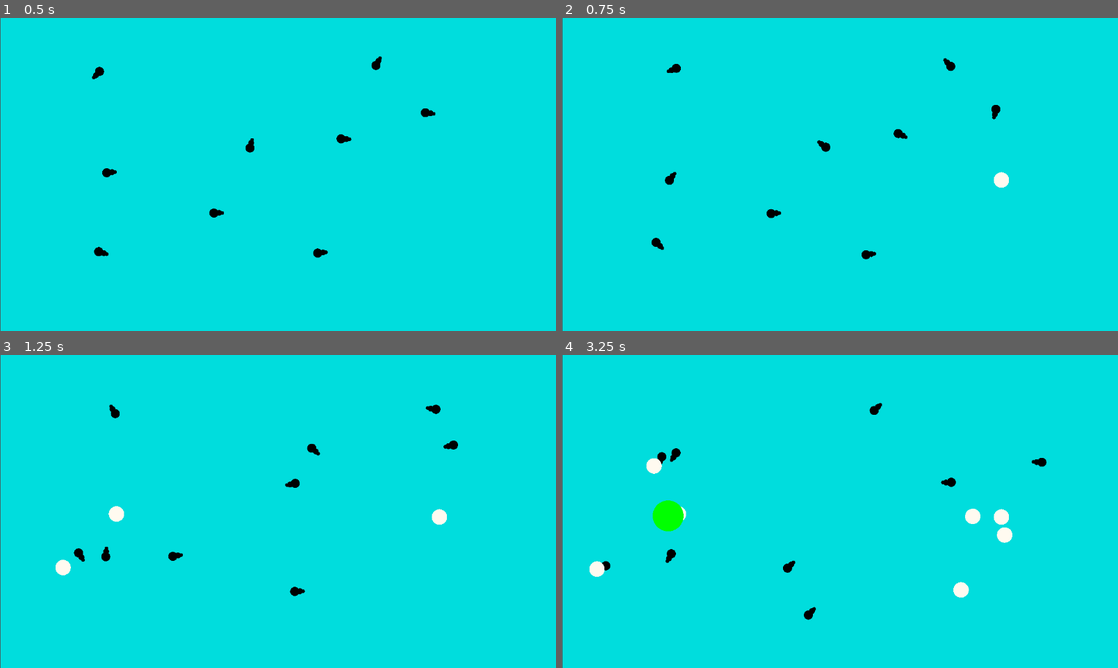
Above: before the commit, frames 1-4 (two rows, left to right).
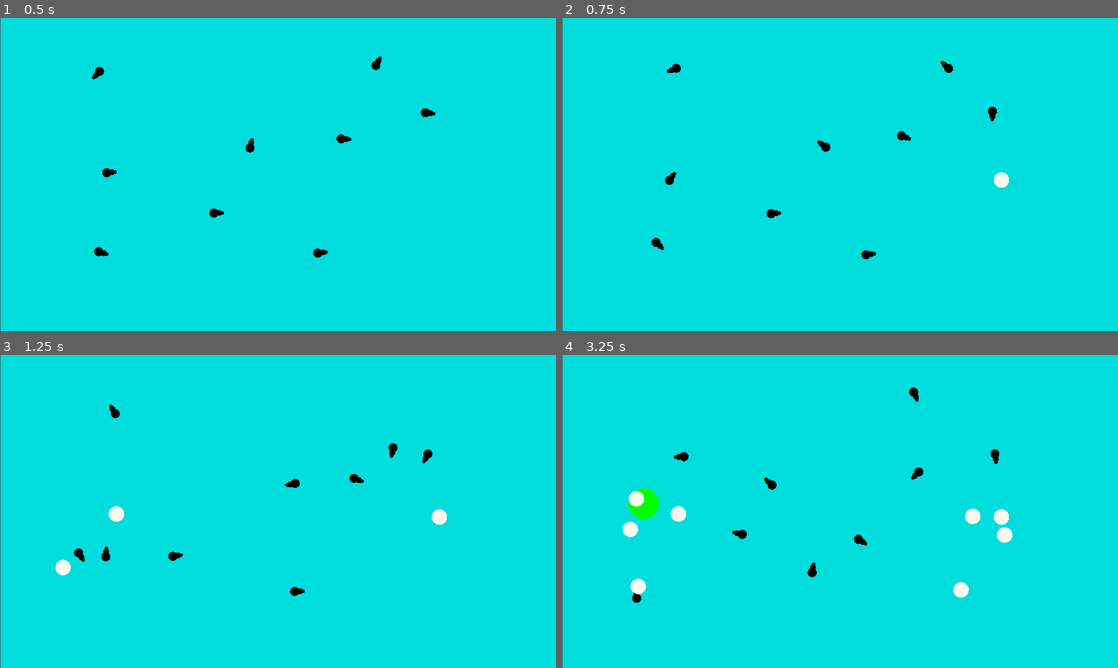
Above: after the commit, the same moments.

Repository: sigmoid/FishGodGame
Game: Godot game, scene res://fish_test_scene.tscn
Two runs of this game, one before a commit and one after it. Both use one fixed random seed, a clock stepped at 60 frames per second and the inputs below.
Inputs (mouse positions are in pixels of both pictures, inside the frame that each line leads up to):
- Up to frame 1 (0.5 s): no input
- Up to frame 2 (0.75 s): tap Enter (ui_accept) at 0.5 s; move the mouse to (962, 158) at 0.52 s; hold T (test) from 0.53 s (still down); click (962, 158) at 0.67 s
- Up to frame 3 (1.25 s): keep holding T (test); tap Enter (ui_accept) at 0.77 s
- Up to frame 4 (3.25 s): move the mouse to (728, 527) at 1.27 s; release T (test) at 1.28 s; tap T (test) at 1.35, 2.85 s; click (728, 527) at 1.42 s; tap Enter (ui_accept) at 1.52, 3.02 s; move the mouse to (895, 442) at 2.02 s; hold T (test) 2.03-2.78 s; click (895, 442) at 2.17 s; move the mouse to (812, 574) at 2.77 s; click (812, 574) at 2.92 s

Frame 1 is identical in both runs. In frame 2, 0.2% of the frame differs, in the area x 59-79%, y 12-40%; in frame 3, 0.3%; in frame 4, 2.3%, in the area x 4-88%, y 10-85%.

Commit message:
Add files via upload

Diff:
--- /dev/null
+++ b/Magnet/Magnet.gd
@@ -0,0 +1,36 @@
+extends Area2D
+class_name Magnet
+
+signal attract(strength: int)
+
+@export var attracts:= true
+@export var radius:= 200.0
+@onready var collision:= $CollisionShape2D
+var areas_detected:= false
+
+func init(_attracts: bool, _position):
+	global_position = _position
+	attracts = _attracts
+
+func _ready():
+	collision.shape.radius = radius
+	await get_tree().create_timer(1.0).timeout
+	queue_free()
+
+func get_strength(object) -> float:
+	var polarity = (int(attracts) * 2) - 1
+	var distance = global_position.distance_to(object.global_position)
+	if distance > radius:
+		return 0.0
+	return (distance / radius) * polarity
+
+func _physics_process(delta):
+	if len(get_overlapping_areas()) == 0:
+		return
+	for area in get_overlapping_areas():
+		if not area is FishHitbox:
+			continue
+		var fish = area.get_parent()
+		var strength = get_strength(fish)
+		fish.setTargetPosition(global_position, strength)
+	set_physics_process(false)
--- /dev/null
+++ b/Magnet/Magnet.tscn
@@ -0,0 +1,13 @@
+[gd_scene load_steps=3 format=3 uid="uid://c7ywx74ws32jv"]
+
+[ext_resource type="Script" path="res://Magnet/Magnet.gd" id="1_m7sll"]
+
+[sub_resource type="CircleShape2D" id="CircleShape2D_n4n8n"]
+radius = 200.0
+
+[node name="Attractor" type="Area2D"]
+visible = false
+script = ExtResource("1_m7sll")
+
+[node name="CollisionShape2D" type="CollisionShape2D" parent="."]
+shape = SubResource("CircleShape2D_n4n8n")
--- /dev/null
+++ b/Magnet/MagnetSpawner.gd
@@ -0,0 +1,27 @@
+extends Node2D
+class_name Main
+
+enum Modes {ATTRACT, REPEL}
+
+var current_mode: int
+var magnet_preload: PackedScene = preload("res://Magnet/Magnet.tscn")
+
+func _ready():
+	current_mode = Modes.ATTRACT
+
+func toggle_mode():
+	current_mode = Modes.ATTRACT if current_mode == Modes.REPEL \
+			else Modes.REPEL
+
+func spawn_magnet(pos: Vector2):
+	var attracts = true if current_mode == Modes.ATTRACT else false
+	var magnet = magnet_preload.instantiate()
+	magnet.init(attracts, pos)
+	add_child(magnet)
+
+func _input(event):
+	if event is InputEventMouseButton:
+		spawn_magnet(event.global_position)
+	if event.is_action_pressed("test"):
+		toggle_mode()
+		print(current_mode)
--- /dev/null
+++ b/Magnet/MagnetSpawner.tscn
@@ -0,0 +1,6 @@
+[gd_scene load_steps=2 format=3 uid="uid://b40564qidyl7e"]
+
+[ext_resource type="Script" path="res://Magnet/MagnetSpawner.gd" id="1_2445x"]
+
+[node name="MagnetSpawner" type="Node2D"]
+script = ExtResource("1_2445x")
--- a/fish_test_scene.tscn
+++ b/fish_test_scene.tscn
@@ -1,8 +1,9 @@
-[gd_scene load_steps=4 format=3 uid="uid://dwhmqu2go2hc"]
+[gd_scene load_steps=5 format=3 uid="uid://b8j34awwl4ym2"]
 
-[ext_resource type="PackedScene" uid="uid://djcxo7i7yhblv" path="res://fish.tscn" id="1_gyc5x"]
+[ext_resource type="PackedScene" uid="uid://drydvl5or6uh5" path="res://fish.tscn" id="1_gyc5x"]
 [ext_resource type="PackedScene" uid="uid://5ssukp6ir02n" path="res://Spawner/TestSpawner.tscn" id="2_fc061"]
 [ext_resource type="PackedScene" uid="uid://djajryxt0e5on" path="res://Spawner/SpawnLocation.tscn" id="3_gb7ct"]
+[ext_resource type="PackedScene" uid="uid://b40564qidyl7e" path="res://Magnet/MagnetSpawner.tscn" id="4_xg1os"]
 
 [node name="FishTestScene" type="Node2D"]
 position = Vector2(1, 0)
@@ -56,3 +57,5 @@
 
 [node name="SpawnLocation2" parent="." instance=ExtResource("3_gb7ct")]
 position = Vector2(141, 351)
+
+[node name="MagnetSpawner" parent="." instance=ExtResource("4_xg1os")]
